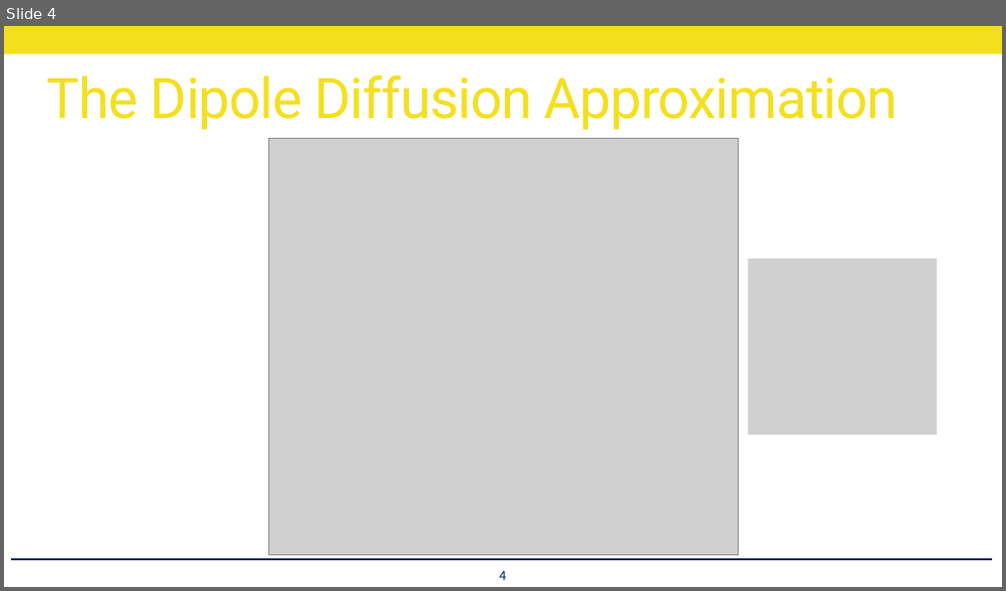
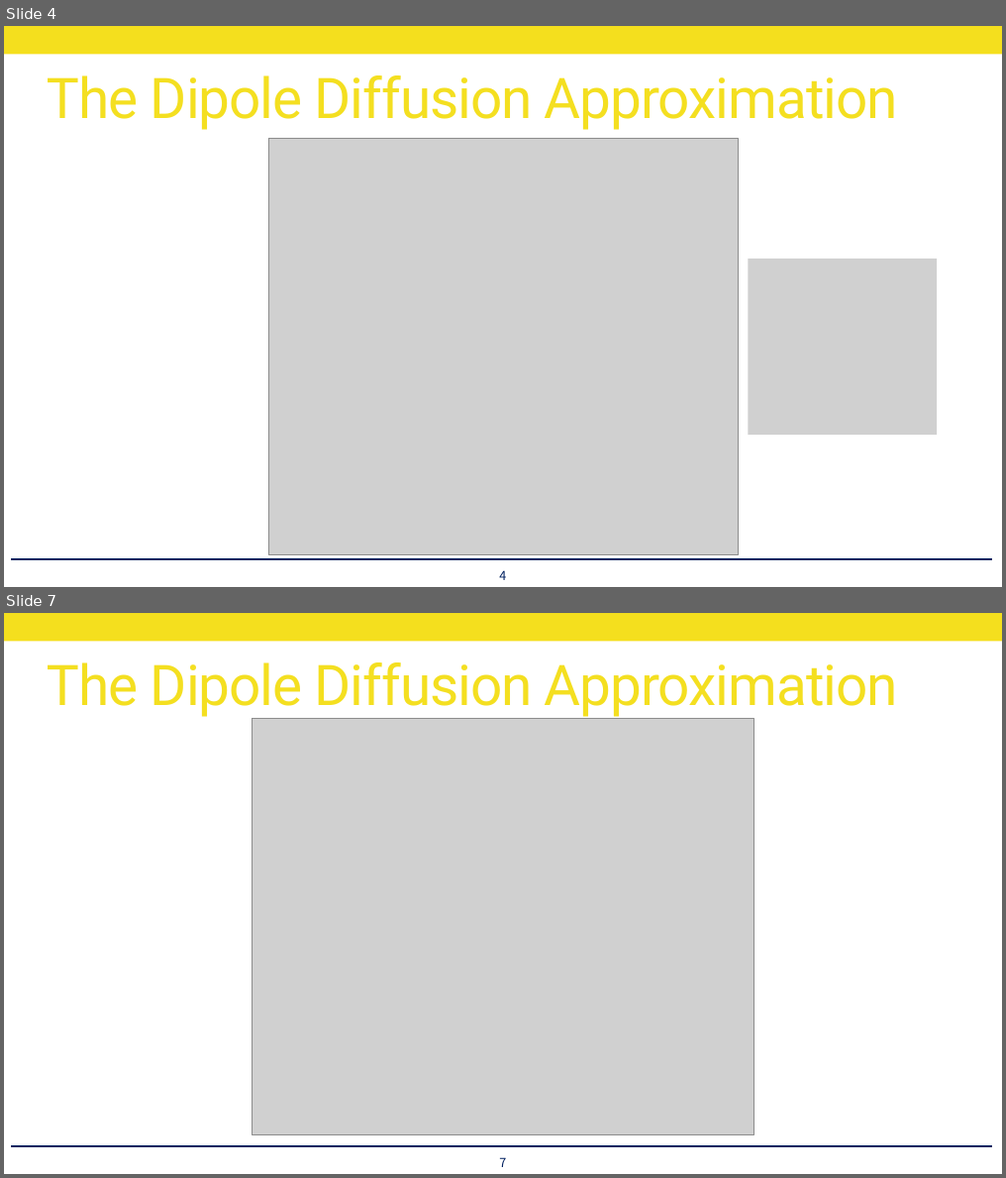
Before and after one commit to utilForever/PBRStudy, a slide deck: Physically Based Rendering - Chapter 16, Part 3.pptx. Shown one above the other, each under a label of ours: slide 4 before the commit, slides 4 and 7 after it; the slides between them are not shown. The pictures are 1006x591 and 1006x1178 pixels, drawn with LibreOffice and Linux fonts; fonts in the diff are those of the drawing; grey boxes stand for pictures. Boxes give left, top, right and bottom in pixels: in the first picture for what was removed or moved away, otherwise in the second. Text is boxed around its words. In the diff, an @@ line names an element or a change of style, - is before the commit and + after.

```diff
--- a/Physically Based Rendering - Chapter 16, Part 3.pptx
+++ b/Physically Based Rendering - Chapter 16, Part 3.pptx
@@ slide 7 added at <box>4,613,1002,1174</box>, background #FFFFFF; not listed: 2 template elements that a slide beside it also shows @@
@@ title added at <box>47,663,898,720</box>, 54 pt, text #F4DF1E @@
+The Dipole Diffusion Approximation
@@ picture added at <box>252,719,754,1135</box> @@
@@ page number added at <box>499,1157,506,1167</box>, 12 pt, text #002060 @@
+7
```
Also in this commit, not shown: 7 other slides added.
